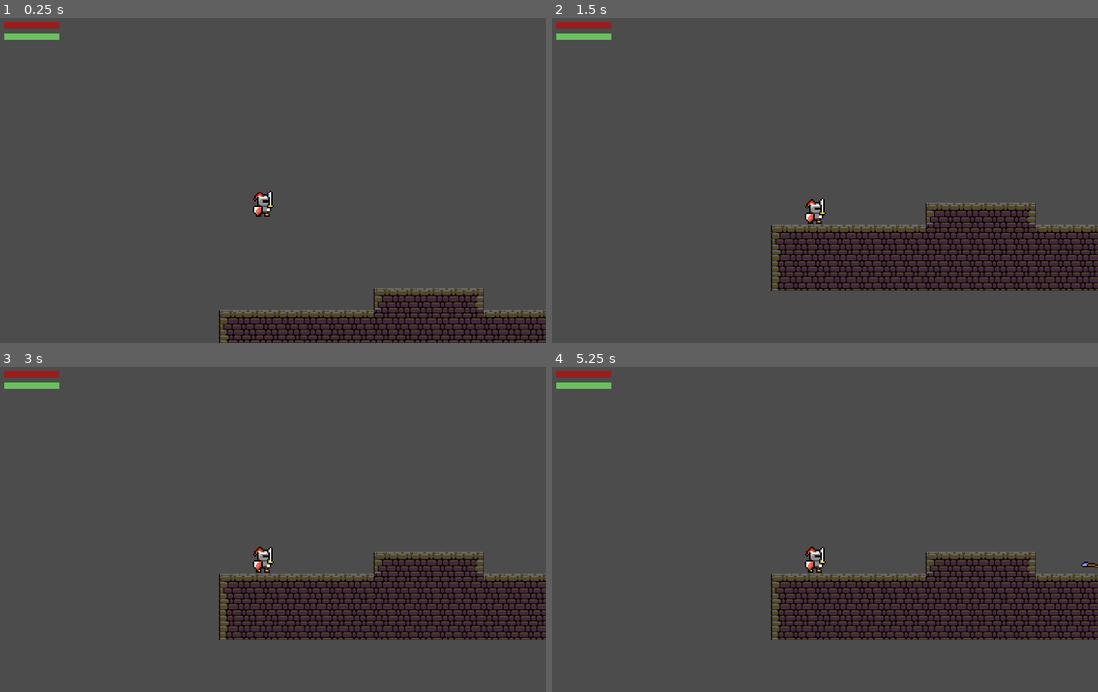
Above: before the commit, frames 1-4 (two rows, left to right).
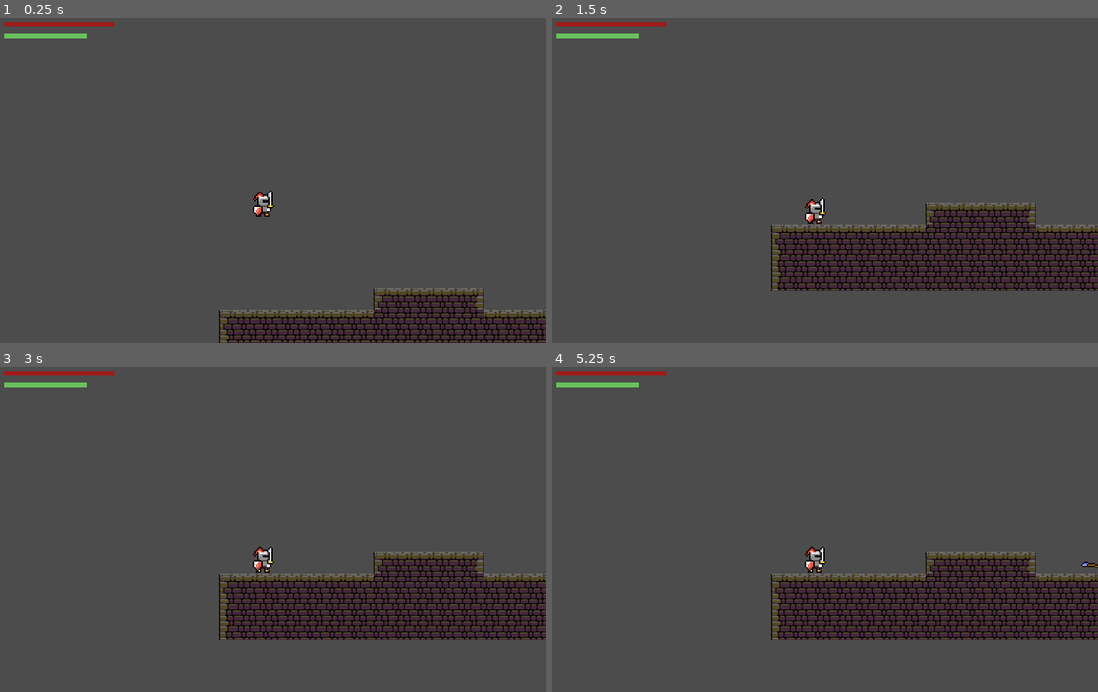
Above: after the commit, the same moments.

Repository: dim35/CEN3031-Project
Game: Godot game, scene res://environment_scenes/World.tscn
Same seed, same stepped clock (60 frames per second), same inputs: the game is played once before the commit and once after it. This scene is started directly instead of the project's main scene.
Inputs:
- Up to frame 1 (0.25 s): no input
- Up to frame 2 (1.5 s): tap Space (ui_select) at 0.77 s; tap Enter at 1.25 s
- Up to frame 3 (3 s): tap Space (ui_select) at 1.52 s
- Up to frame 4 (5.25 s): tap Space (ui_select) at 3.02, 3.77, 4.25, 4.52 s

The runs differ from the first frame. In frame 1, 0.3% of the frame differs, in the area x 0-21%, y 1-7%; in frame 2, 0.3%; in frame 3, 0.3%; in frame 4, 0.3%.

Commit message:
Changes to world logic

Diff:
--- a/environment_scenes/World.gd
+++ b/environment_scenes/World.gd
@@ -1,6 +1,26 @@
 extends Node2D
 
 
+
+# Sets up the world scene
+func _ready():
+
+	$Canvas/HUD/Stamina.max_value = $Player.MAX_STAMINA
+	$Canvas/HUD/Stamina.rect_size = Vector2($Player.MAX_STAMINA, 8)
+	update_stamina_bar()
+
+	$Canvas/HUD/Health.max_value = $Player.MAX_HEALTH
+	$Canvas/HUD/Health.rect_size = Vector2($Player.MAX_HEALTH, 8)
+	update_health_bar()
+
+	set_process(true)
+	set_process_input(true)
+
+	pass
+
+
+
+# Processed every frame
 func _process(delta):
 
 	if $Mob.position.x < $Player.position.x:
@@ -8,11 +28,19 @@
 	else:
 		$Mob/Animations.flip_h = true
 
-	if $Player/Animations.animation == "walking" || $Player/Animations.animation == "jumping":
-		$Canvas/HUD/Stamina.value -= 0.2
+	update_stamina_bar()
 
-	elif $Player/Animations.animation == "attacking":
-		$Canvas/HUD/Stamina.value -= 0.5
+	pass
 
-	elif $Player/Animations.animation == "idle":
-		$Canvas/HUD/Stamina.value += 0.3
+
+
+# Updates the on-screen HUD stamina bar to reflect player's current stamina
+func update_stamina_bar():
+	$Canvas/HUD/Stamina.value = $Player.stamina
+	pass
+
+
+
+# Updates the on-screen HUD health bar to reflect player's current health
+func update_health_bar():
+	$Canvas/HUD/Health.value = $Player.health
--- a/environment_scenes/World.tscn
+++ b/environment_scenes/World.tscn
@@ -53,3 +53,5 @@
 transform = Transform2D( 1, 0, 0, 1, 0, 0 )
 
 [node name="HUD" parent="Canvas" index="0" instance=ExtResource( 5 )]
+
+_sections_unfolded = [ "Anchor", "Focus", "Grow Direction", "Hint", "Margin", "Material", "Mouse", "Pause", "Rect", "Size Flags", "Theme", "Visibility" ]
